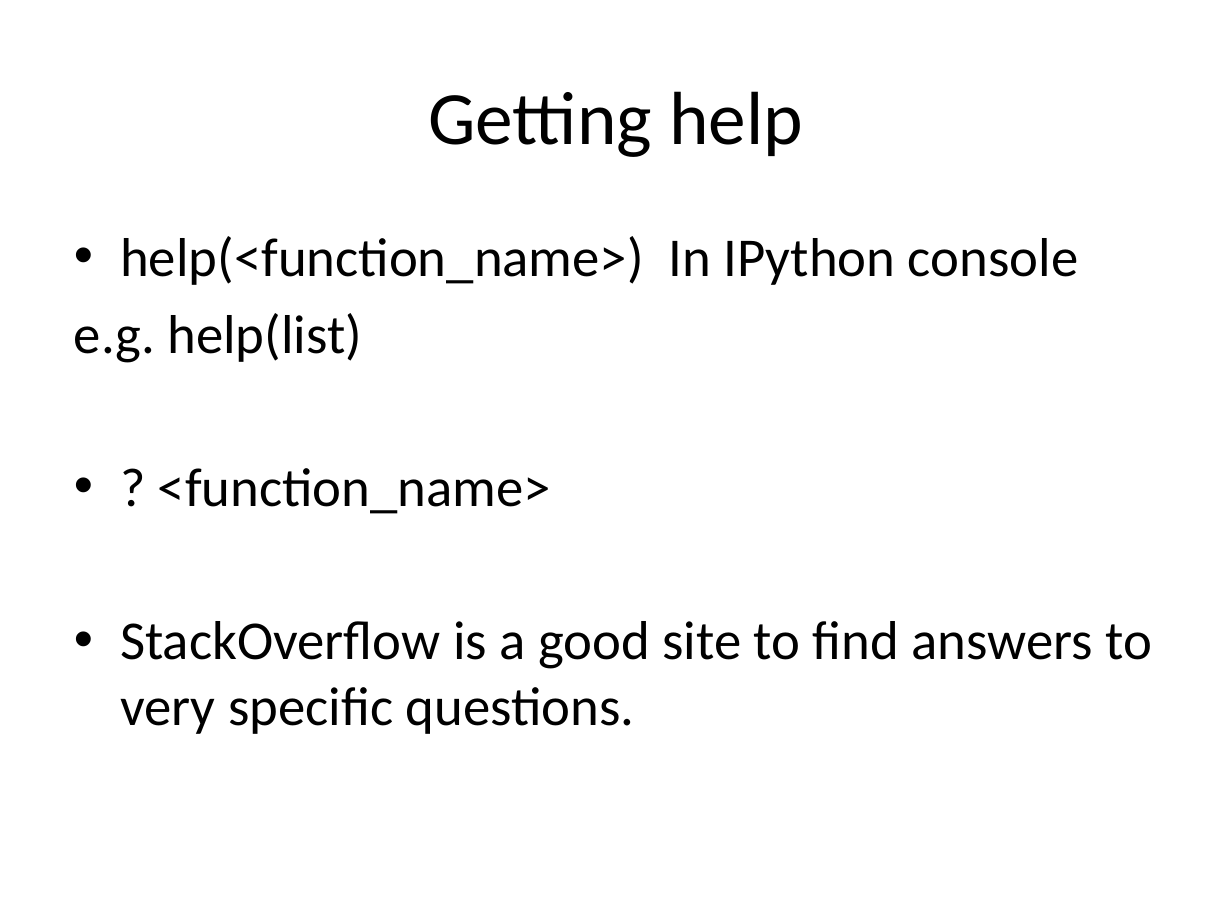
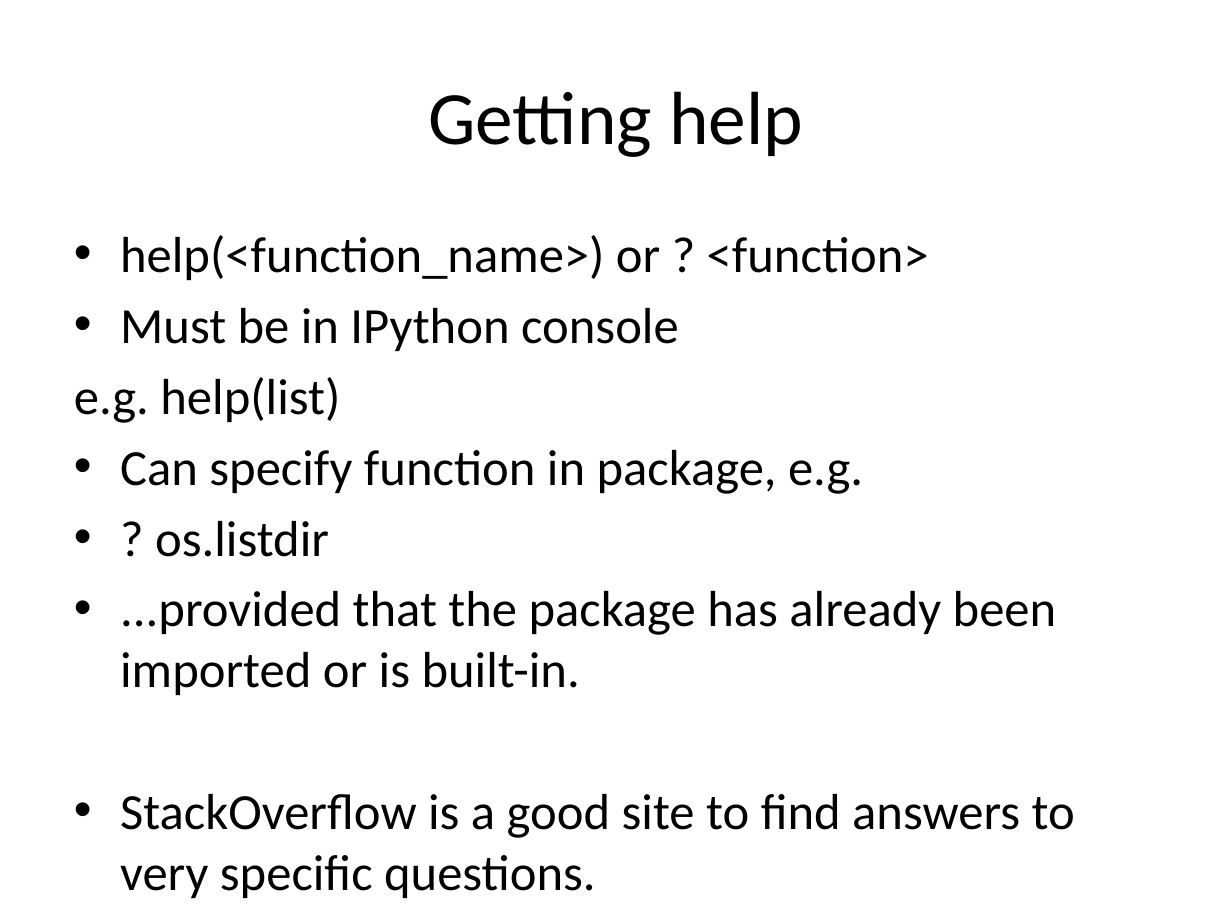
Before and after one commit to pradau/python_for_psychologists, a slide deck: slide 12 of Python_intro_lecture.pptx. Drawn at 1232x924 pixels with LibreOffice and Linux fonts; fonts in the diff are those of the drawing. Boxes give left, top, right and bottom in pixels: in the first picture for what was removed or moved away, otherwise in the second. Text is boxed around its words. In the diff, an @@ line names an element or a change of style, - is before the commit and + after.

```diff
--- a/Python_intro_lecture.pptx
+++ b/Python_intro_lecture.pptx
@@ text at (120, 235, 929, 351): text changed; size 32 to 29.6 pt @@
-• help(<function_name>) In IPython console
+• help(<function_name>) or ? <function>
+• Must be in IPython console
@@ text at (74, 377, 1075, 838): size 32 to 29.6 pt in "e.g. help(list)", "StackOverflow is a good site to find ..." @@
@@ text at (120, 450, 1057, 695): text changed; size 32 to 29.6 pt @@
-• ? <function_name>
+• Can specify function in package, e.g.
+• ? os.listdir
+• ...provided that the package has already been imported or is built-in.
```
Also in this commit, not shown: 15 other slides changed, 1 slide removed.
